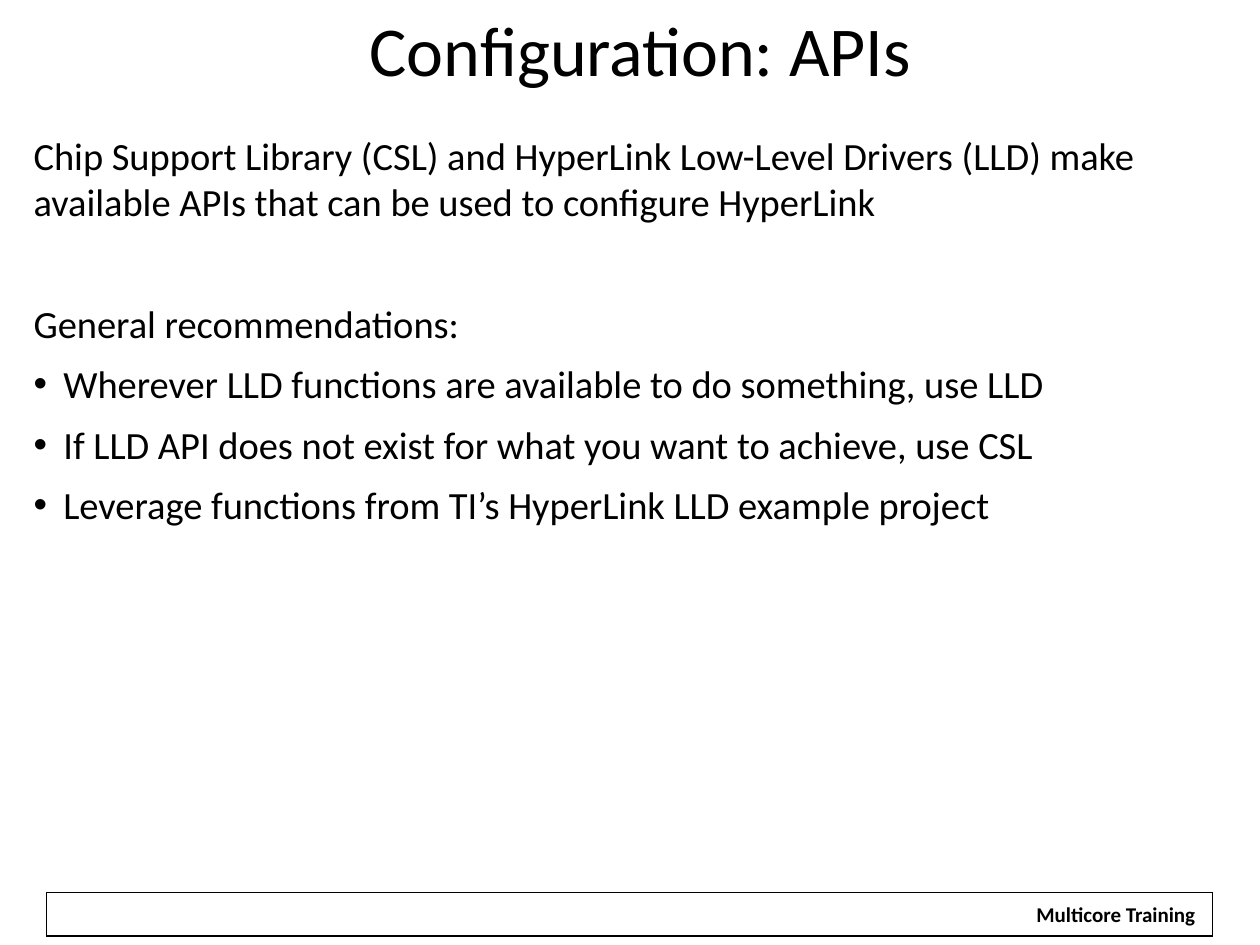
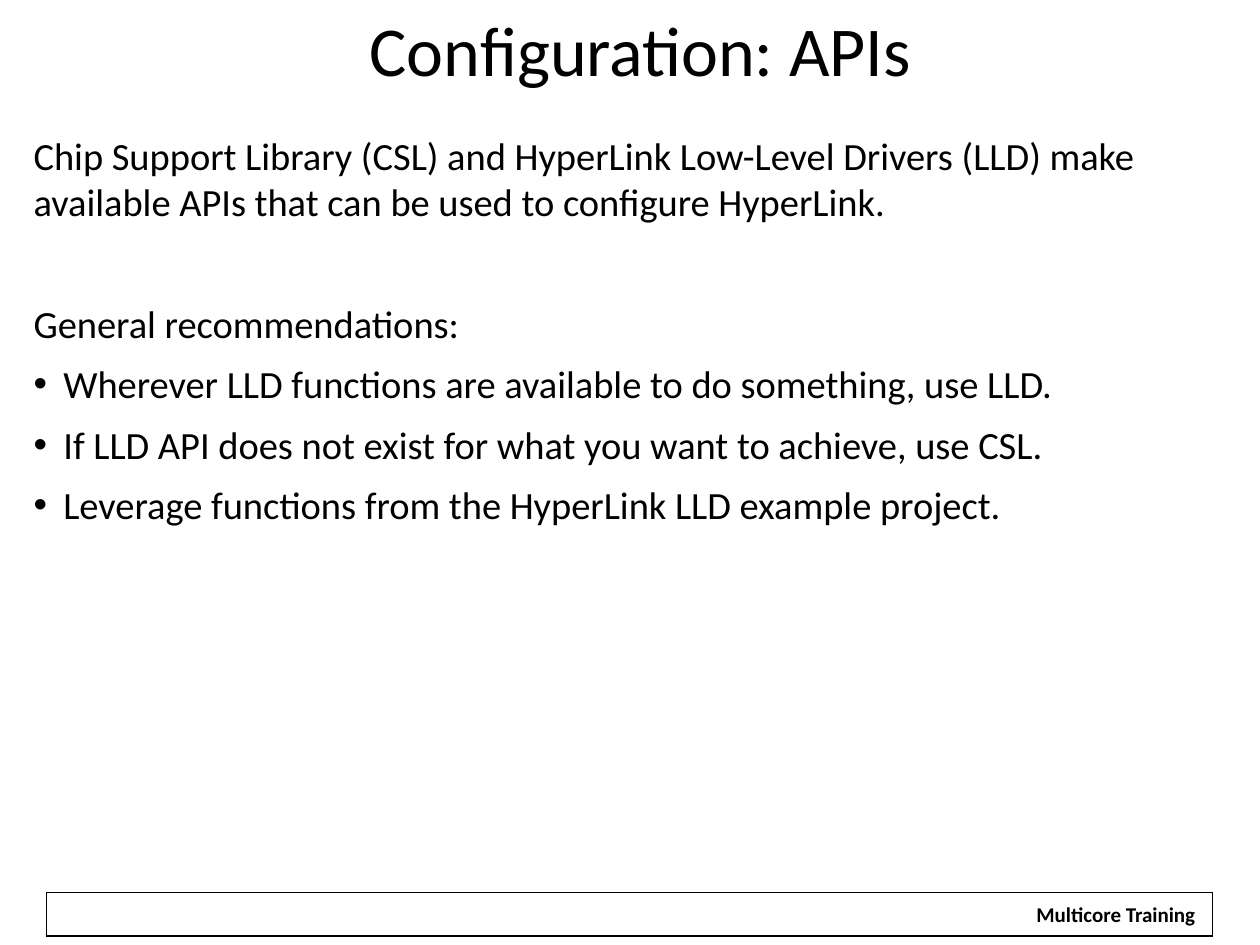
Before and after one commit to hari1989/keystone-workshop, a slide deck: slide 48 of slides/Intro to Hyperlink.pptx (slide 46 before the commit). Drawn at 1260x945 pixels with LibreOffice and Linux fonts; fonts in the diff are those of the drawing; background and template pictures are left out. Boxes give left, top, right and bottom in pixels: in the first picture for what was removed or moved away, otherwise in the second. Text is boxed around its words. In the diff, an @@ line names an element or a change of style, - is before the commit and + after.

```diff
--- a/slides/Intro to Hyperlink.pptx
+++ b/slides/Intro to Hyperlink.pptx
@@ text at [34,142,1134,223]: text changed @@
-Chip Support Library (CSL) and HyperLink Low-Level Drivers (LLD) make available APIs that can be used to configure HyperLink
+Chip Support Library (CSL) and HyperLink Low-Level Drivers (LLD) make available APIs that can be used to configure HyperLink.
@@ text at [63,371,1052,526]: text changed @@
-• Wherever LLD functions are available to do something, use LLD
-• If LLD API does not exist for what you want to achieve, use CSL
-• Leverage functions from TI’s HyperLink LLD example project
+• Wherever LLD functions are available to do something, use LLD.
+• If LLD API does not exist for what you want to achieve, use CSL.
+• Leverage functions from the HyperLink LLD example project.
```
Also in this commit, not shown: 45 other slides changed, 3 slides added, 1 slide removed.
